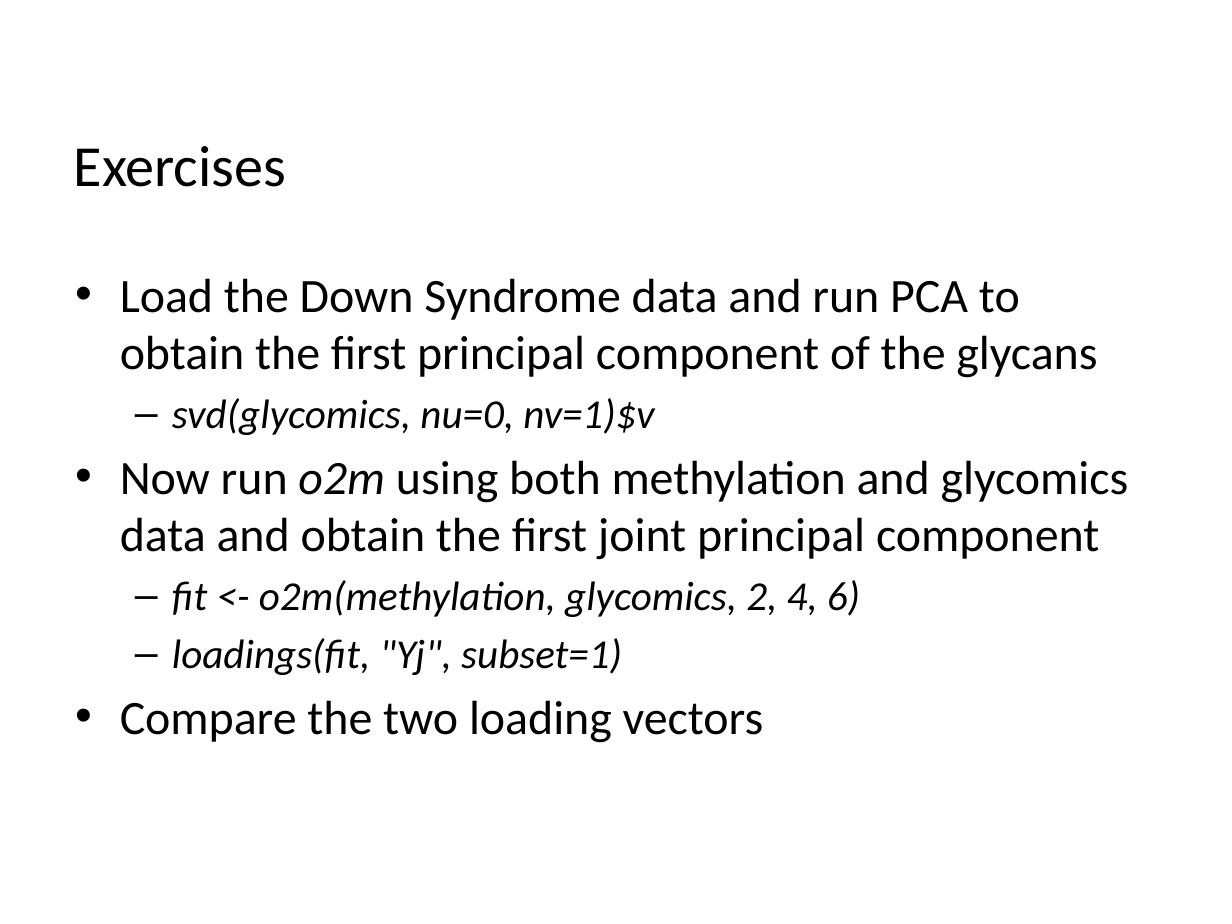
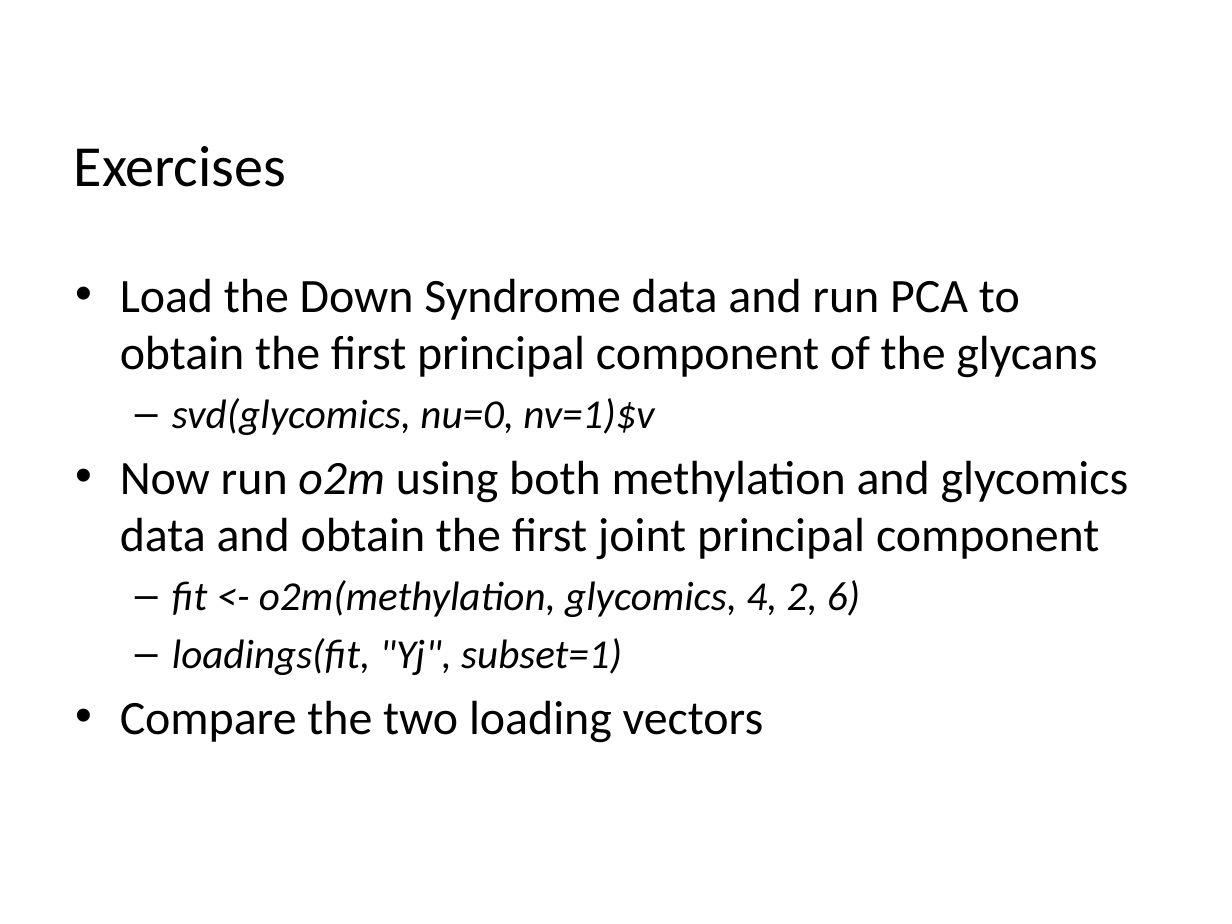
Before and after one commit to selbouhaddani/OmicsPLS_ShortCourse, a slide deck: slide 11 of Slides/OmicsPLS course 3 O2PLS.pptx. Drawn at 1232x924 pixels with LibreOffice and Linux fonts; fonts in the diff are those of the drawing; background and template pictures are left out. Boxes give left, top, right and bottom in pixels: in the first picture for what was removed or moved away, otherwise in the second. Text is boxed around its words. In the diff, an @@ line names an element or a change of style, - is before the commit and + after.

```diff
--- a/Slides/OmicsPLS course 3 O2PLS.pptx
+++ b/Slides/OmicsPLS course 3 O2PLS.pptx
@@ text at [172, 580, 860, 617]: text changed @@
-  – fit <- o2m(methylation, glycomics, 2, 4, 6)
+  – fit <- o2m(methylation, glycomics, 4, 2, 6)
```
Also in this commit, not shown: 2 other slides changed, 2 other files.
